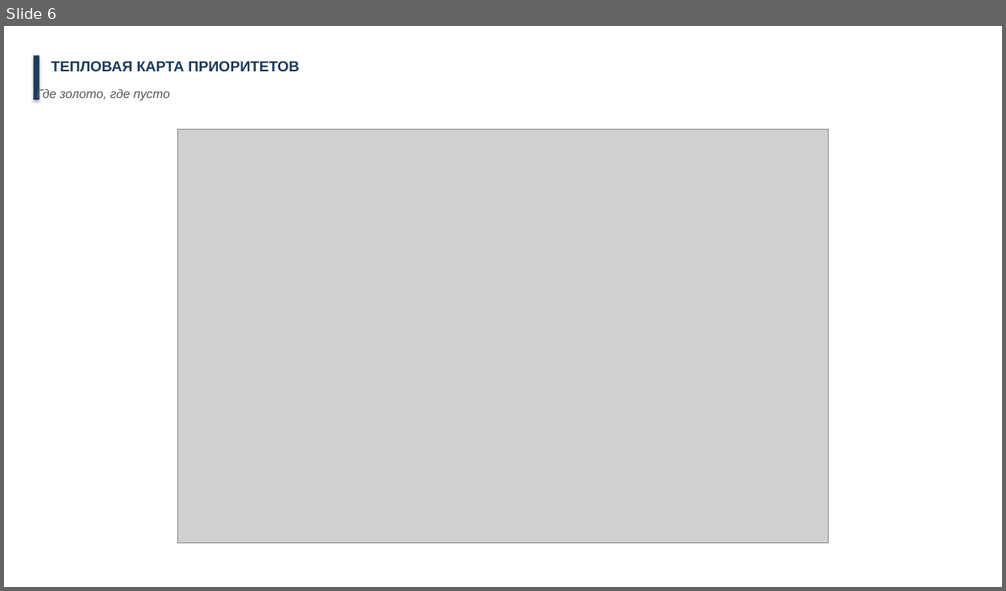
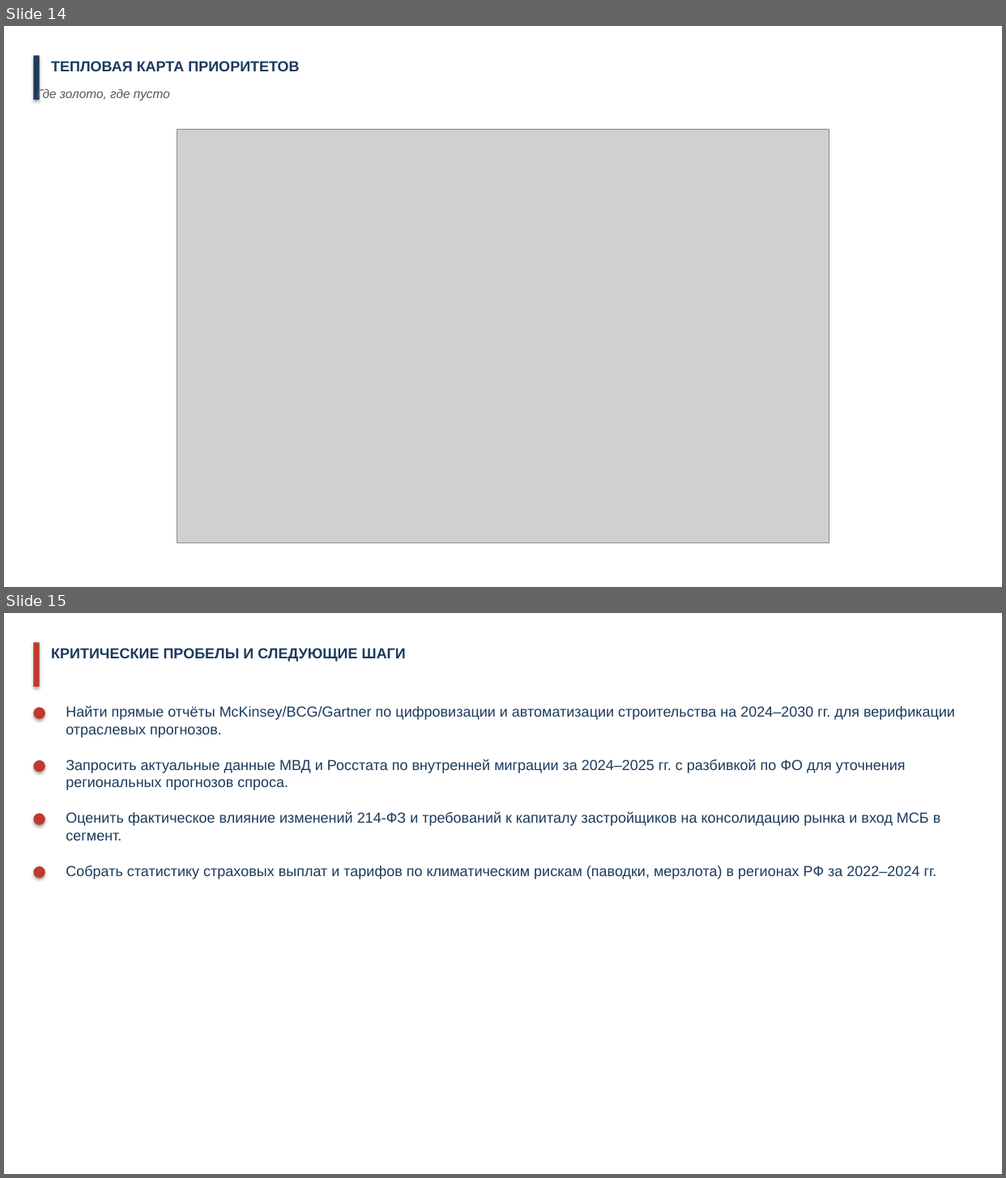
Before and after one commit to druzhkin/smart-report, a slide deck: reports/20260415-world-trends-housing.pptx. Shown one above the other, each under a label of ours: slide 6 before the commit, slides 14 and 15 after it. The pictures are 1006x591 and 1006x1178 pixels, drawn with LibreOffice and Linux fonts; fonts in the diff are those of the drawing; grey boxes stand for pictures. Boxes give left, top, right and bottom in pixels: in the first picture for what was removed or moved away, otherwise in the second. Text is boxed around its words. In the diff, an @@ line names an element or a change of style, - is before the commit and + after.

```diff
--- a/reports/20260415-world-trends-housing.pptx
+++ b/reports/20260415-world-trends-housing.pptx
@@ slide 15 added at bbox=[4, 613, 1002, 1174], background #FFFFFF @@
@@ rectangle added at bbox=[33, 642, 39, 687], fill #C0392B @@
@@ text added at bbox=[51, 648, 406, 662], 14 pt, text #1B3A5C, bold @@
+КРИТИЧЕСКИЕ ПРОБЕЛЫ И СЛЕДУЮЩИЕ ШАГИ
@@ ellipse added at bbox=[33, 707, 45, 719], fill #C0392B @@
@@ text added at bbox=[66, 706, 955, 738], 14 pt, text #1B3A5C @@
+Найти прямые отчёты McKinsey/BCG/Gartner по цифровизации и автоматизации строительства на 2024–2030 гг. для верификации отраслевых прогнозов.
@@ ellipse added at bbox=[33, 760, 45, 773], fill #C0392B @@
@@ text added at bbox=[66, 759, 906, 790], 14 pt, text #1B3A5C @@
+Запросить актуальные данные МВД и Росстата по внутренней миграции за 2024–2025 гг. с разбивкой по ФО для уточнения региональных прогнозов спроса.
@@ ellipse added at bbox=[33, 814, 45, 825], fill #C0392B @@
@@ text added at bbox=[66, 812, 941, 841], 14 pt, text #1B3A5C @@
+Оценить фактическое влияние изменений 214-ФЗ и требований к капиталу застройщиков на консолидацию рынка и вход МСБ в сегмент.
@@ ellipse added at bbox=[33, 867, 45, 879], fill #C0392B @@
@@ text added at bbox=[66, 866, 937, 879], 14 pt, text #1B3A5C @@
+Собрать статистику страховых выплат и тарифов по климатическим рискам (паводки, мерзлота) в регионах РФ за 2022–2024 гг.
@@ what was slide 6 is now slide 14 @@
```
Also in this commit, not shown: 3 slides changed, 8 other slides added, 1 slide removed, 9 other files.
